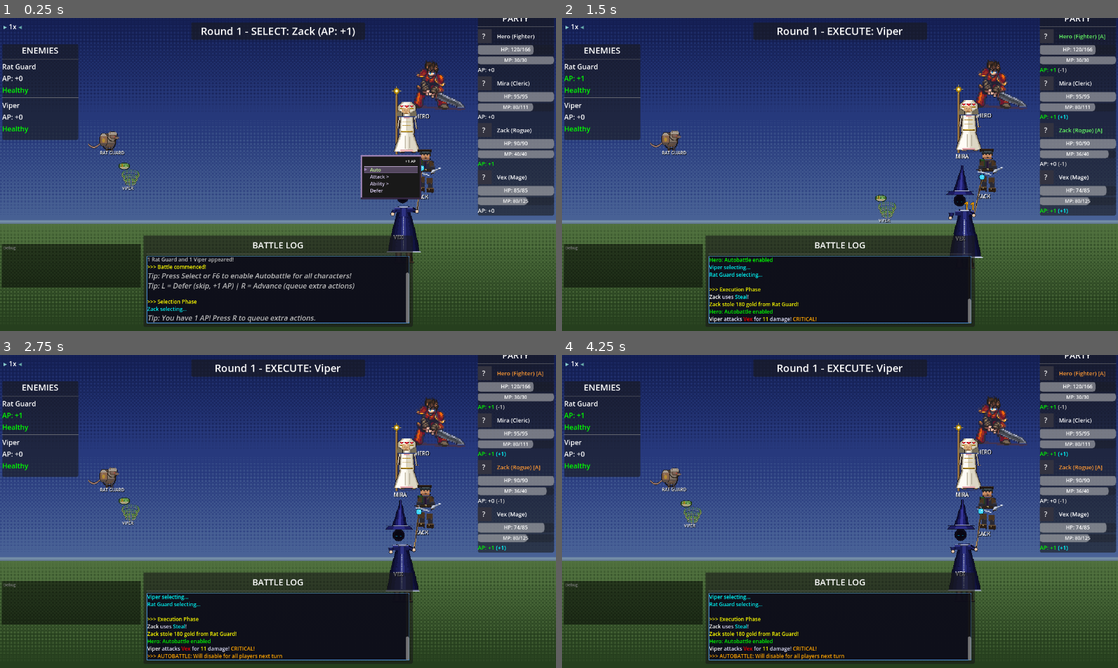
Above: before the commit, frames 1-4 (two rows, left to right).
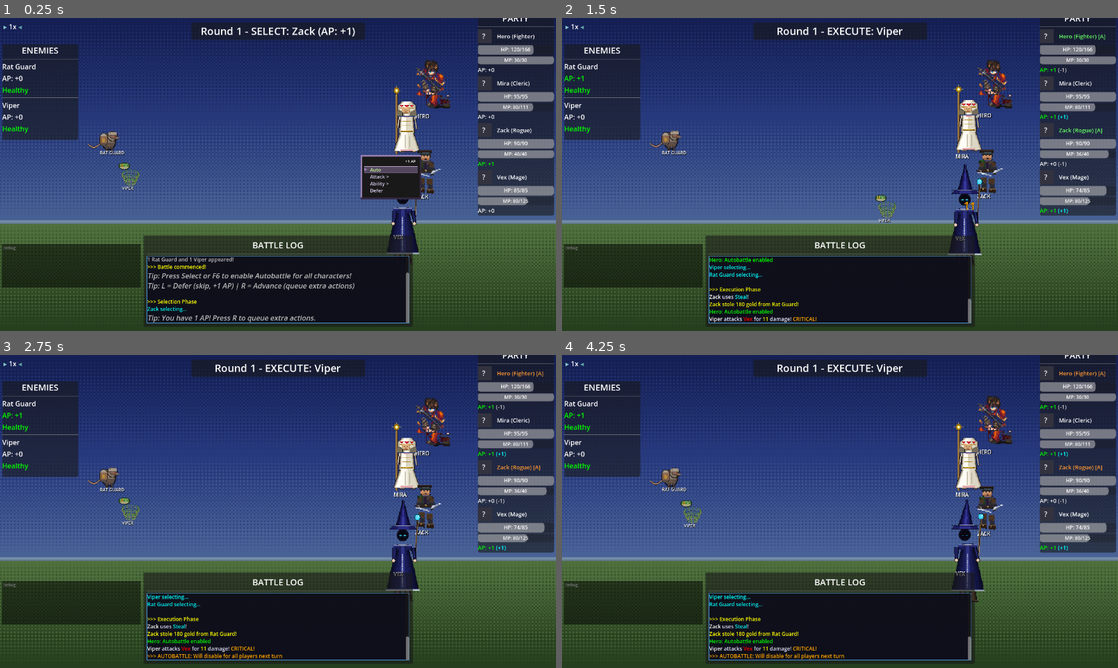
Above: after the commit, the same moments.

Repository: struktured-labs/cowardly-irregular
Game: Godot game, scene res://src/battle/BattleScene.tscn
The game is run twice, just before and just after one commit, with the same random seed, the same clock (stepped at 60 frames per second) and the same inputs. This scene is started directly instead of the project's main scene.
Inputs (mouse positions are in pixels of both pictures, inside the frame that each line leads up to):
- Up to frame 1 (0.25 s): no input
- Up to frame 2 (1.5 s): tap Enter at 0.5 s; move the mouse to (962, 158) at 0.52 s; hold Right (ui_right) 0.53-1.25 s; hold R (battle_advance) 0.53-1.25 s; click (962, 158) at 0.67 s; tap Z (ui_accept) at 0.77, 1.07 s; drag from (728, 190) to (812, 237) at 1.27 s
- Up to frame 3 (2.75 s): move the mouse to (333, 442) at 2.02 s; hold Right (ui_right) from 2.03 s (still down); hold Tab (battle_toggle_auto) from 2.03 s (still down); click (333, 442) at 2.17 s
- Up to frame 4 (4.25 s): release Right (ui_right) at 2.75 s; release Tab (battle_toggle_auto) at 2.75 s; drag from (812, 574) to (673, 464) at 2.77 s; move the mouse to (1006, 558) at 3.52 s; hold Left (ui_left) from 3.53 s (still down); tap Alt at 3.6 s; click (1006, 558) at 3.67 s; tap Z (ui_accept) at 3.77, 4.07 s

The runs differ from the first frame. In frame 1, 1.3% of the frame differs, in the area x 69-84%, y 13-79%; in frame 2, 1.3%; in frame 3, 1.2%; in frame 4, 1.6%, in the area x 69-84%, y 12-79%.

Commit message:
feat: smoother animations, 10 monster sprites, polished battle transitions
Battle sprites: upgraded all 4 jobs from 2-6 frames to 4-8 frames per animation
using integer-pixel nudge interpolation for buttery smooth motion. FPS bumped
to 10 for fighter/mage. Attack arcs now 8 steps, dead falls ~15° per frame,
idle has 4-beat breathing cycle, walk is 8-frame stride.

Monster sprites: 10 SNES pixel art battle sheets (slime, bat, goblin, wolf,
spider, skeleton, ghost, imp, troll, snake). Each 2048x256 with 8 frames
(idle/attack/hit/dead × 2 frames each). Added to sprite_manifest.json.

Battle transitions: encounter white flash, screen shake on shatter,
28 sparkle particles trailing into spiral vortex, 12-step pixelate with
darkness ramp, drip wobble for organic melt, iris-open circular reveal
via inline shader on battle scene reveal.

Co-Authored-By: Claude Opus 4.6 <noreply@anthropic.com>

Diff:
--- a/data/sprite_manifest.json
+++ b/data/sprite_manifest.json
@@ -5,14 +5,14 @@
 			"path": "res://assets/sprites/jobs/fighter",
 			"frame_width": 256,
 			"frame_height": 256,
-			"fps": 8,
+			"fps": 10,
 			"animations": ["idle", "walk", "attack", "hit", "dead", "cast", "defend", "item", "victory"]
 		},
 		"mage": {
 			"path": "res://assets/sprites/jobs/mage",
 			"frame_width": 256,
 			"frame_height": 256,
-			"fps": 8,
+			"fps": 10,
 			"animations": ["idle", "walk", "attack", "hit", "dead", "cast", "defend", "item", "victory"]
 		},
 		"cleric": {
@@ -38,5 +38,126 @@
 		}
 	},
 	"party_sheets": {},
-	"monster_sheets": {}
+	"monster_sheets": {
+		"slime": {
+			"path": "res://assets/sprites/monsters/slime.png",
+			"frame_width": 256,
+			"frame_height": 256,
+			"fps": 6,
+			"animations": {
+				"idle":   {"start": 0, "end": 1},
+				"attack": {"start": 2, "end": 3},
+				"hit":    {"start": 4, "end": 5},
+				"dead":   {"start": 6, "end": 7}
+			}
+		},
+		"bat": {
+			"path": "res://assets/sprites/monsters/bat.png",
+			"frame_width": 256,
+			"frame_height": 256,
+			"fps": 8,
+			"animations": {
+				"idle":   {"start": 0, "end": 1},
+				"attack": {"start": 2, "end": 3},
+				"hit":    {"start": 4, "end": 5},
+				"dead":   {"start": 6, "end": 7}
+			}
+		},
+		"goblin": {
+			"path": "res://assets/sprites/monsters/goblin.png",
+			"frame_width": 256,
+			"frame_height": 256,
+			"fps": 6,
+			"animations": {
+				"idle":   {"start": 0, "end": 1},
+				"attack": {"start": 2, "end": 3},
+				"hit":    {"start": 4, "end": 5},
+				"dead":   {"start": 6, "end": 7}
+			}
+		},
+		"wolf": {
+			"path": "res://assets/sprites/monsters/wolf.png",
+			"frame_width": 256,
+			"frame_height": 256,
+			"fps": 8,
+			"animations": {
+				"idle":   {"start": 0, "end": 1},
+				"attack": {"start": 2, "end": 3},
+				"hit":    {"start": 4, "end": 5},
+				"dead":   {"start": 6, "end": 7}
+			}
+		},
+		"spider": {
+			"path": "res://assets/sprites/monsters/spider.png",
+			"frame_width": 256,
+			"frame_height": 256,
+			"fps": 6,
+			"animations": {
+				"idle":   {"start": 0, "end": 1},
+				"attack": {"start": 2, "end": 3},
+				"hit":    {"start": 4, "end": 5},
+				"dead":   {"start": 6, "end": 7}
+			}
+		},
+		"skeleton": {
+			"path": "res://assets/sprites/monsters/skeleton.png",
+			"frame_width": 256,
+			"frame_height": 256,
+			"fps": 6,
+			"animations": {
+				"idle":   {"start": 0, "end": 1},
+				"attack": {"start": 2, "end": 3},
+				"hit":    {"start": 4, "end": 5},
+				"dead":   {"start": 6, "end": 7}
+			}
+		},
+		"ghost": {
+			"path": "res://assets/sprites/monsters/ghost.png",
+			"frame_width": 256,
+			"frame_height": 256,
+			"fps": 5,
+			"animations": {
+				"idle":   {"start": 0, "end": 1},
+				"attack": {"start": 2, "end": 3},
+				"hit":    {"start": 4, "end": 5},
+				"dead":   {"start": 6, "end": 7}
+			}
+		},
+		"imp": {
+			"path": "res://assets/sprites/monsters/imp.png",
+			"frame_width": 256,
+			"frame_height": 256,
+			"fps": 8,
+			"animations": {
+				"idle":   {"start": 0, "end": 1},
+				"attack": {"start": 2, "end": 3},
+				"hit":    {"start": 4, "end": 5},
+				"dead":   {"start": 6, "end": 7}
+			}
+		},
+		"troll": {
+			"path": "res://assets/sprites/monsters/troll.png",
+			"frame_width": 256,
+			"frame_height": 256,
+			"fps": 5,
+			"animations": {
+				"idle":   {"start": 0, "end": 1},
+				"attack": {"start": 2, "end": 3},
+				"hit":    {"start": 4, "end": 5},
+				"dead":   {"start": 6, "end": 7}
+			}
+		},
+		"snake": {
+			"path": "res://assets/sprites/monsters/snake.png",
+			"frame_width": 256,
+			"frame_height": 256,
+			"fps": 6,
+			"animations": {
+				"idle":   {"start": 0, "end": 1},
+				"attack": {"start": 2, "end": 3},
+				"hit":    {"start": 4, "end": 5},
+				"dead":   {"start": 6, "end": 7}
+			}
+		}
+	}
 }
--- a/src/transitions/BattleTransition.gd
+++ b/src/transitions/BattleTransition.gd
@@ -62,6 +62,9 @@
 var _screen_rect: TextureRect
 var _viewport_size: Vector2
 
+## Iris-open shader material for battle reveal
+var _iris_shader: ShaderMaterial
+
 
 func _ready() -> void:
 	layer = 100  # Above everything
@@ -103,6 +106,15 @@
 	return rect
 
 
+## Quick white flash to sell the "encounter!" moment, like classic FF games
+func _play_encounter_flash() -> void:
+	_overlay.color = Color.WHITE
+	_overlay.modulate.a = 1.0
+	await get_tree().create_timer(0.05).timeout
+	_overlay.modulate.a = 0.0
+	_overlay.color = Color.BLACK
+
+
 ## Play battle transition based on enemy type
 func play_battle_transition(enemy_types: Array) -> void:
 	if _is_transitioning:
@@ -114,6 +126,9 @@
 
 	# Capture screen before any effects are drawn
 	await _capture_screen()
+
+	# Brief white flash at moment of encounter, classic FF style
+	await _play_encounter_flash()
 
 	# Determine transition type from first enemy
 	var transition_type = _get_transition_for_enemies(enemy_types)
@@ -163,16 +178,54 @@
 	transition_midpoint.emit()
 
 
-## Fade out after battle transition (to reveal battle scene)
+## Fade out after battle transition using iris-open circular wipe to reveal battle scene
 func fade_out() -> void:
 	print("[TRANSITION] fade_out() called - overlay alpha: %s, color: %s" % [_overlay.modulate.a, _overlay.color])
+
+	# Build an iris-open shader inline so we have no external dependency
+	var shader_code = """
+shader_type canvas_item;
+uniform float radius : hint_range(0.0, 1.5) = 0.0;
+uniform vec2 center = vec2(0.5, 0.5);
+
+void fragment() {
+    vec2 uv = UV - center;
+    uv.x *= SCREEN_PIXEL_SIZE.x / SCREEN_PIXEL_SIZE.y;
+    float dist = length(uv);
+    float edge = smoothstep(radius - 0.02, radius + 0.02, dist);
+    COLOR = vec4(0.0, 0.0, 0.0, edge);
+}
+"""
+
+	var shader = Shader.new()
+	shader.code = shader_code
+
+	_iris_shader = ShaderMaterial.new()
+	_iris_shader.shader = shader
+	_iris_shader.set_shader_parameter("radius", 0.0)
+	_iris_shader.set_shader_parameter("center", Vector2(0.5, 0.5))
+
+	# Apply the shader material to the overlay for the iris wipe
+	_overlay.material = _iris_shader
+	_overlay.color = Color.BLACK
+	_overlay.modulate.a = 1.0
+
+	# Expand the iris radius from 0 to 1.2 (past corners) over 0.35s
 	var tween = create_tween()
-	tween.tween_property(_overlay, "modulate:a", 0.0, 0.2).set_ease(Tween.EASE_OUT).set_trans(Tween.TRANS_EXPO)
+	tween.tween_method(
+		func(r: float) -> void:
+			if is_instance_valid(_iris_shader):
+				_iris_shader.set_shader_parameter("radius", r),
+		0.0, 1.2, 0.35
+	).set_ease(Tween.EASE_OUT).set_trans(Tween.TRANS_QUAD)
 	await tween.finished
 
-	# Check if we're still valid after the async tween
 	if not is_instance_valid(self):
 		return
+
+	# Remove shader and hide overlay fully
+	_overlay.material = null
+	_overlay.modulate.a = 0.0
 
 	print("[TRANSITION] fade_out() finished - overlay alpha: %s" % _overlay.modulate.a)
 	_cleanup_effects()
@@ -430,7 +483,18 @@
 			_effect_container.add_child(frag)
 			_fragments.append(frag)
 
+	# Screen shake: 3 rapid camera jolts for impact feel before fragments fly
+	var original_offset = _effect_container.position
+	for _jolt in range(3):
+		_effect_container.position = original_offset + Vector2(
+			randf_range(-5.0, 5.0),
+			randf_range(-5.0, 5.0)
+		)
+		await get_tree().create_timer(0.1).timeout
+	_effect_container.position = original_offset
+
 	# Phase 1: fragments explode outward with rotation and gravity (0.75s)
+	# EASE_IN + TRANS_QUAD gives strong gravity acceleration feel
 	var phase_duration = transition_duration * 0.75
 	var tween = create_tween()
 	tween.set_parallel(true)
@@ -448,7 +512,7 @@
 		var rot_amount = randf_range(-TAU * 0.6, TAU * 0.6)
 		var delay = randf_range(0.0, 0.12)
 
-		tween.tween_property(frag, "position", target_pos, phase_duration).set_delay(delay).set_ease(Tween.EASE_IN).set_trans(Tween.TRANS_CUBIC)
+		tween.tween_property(frag, "position", target_pos, phase_duration).set_delay(delay).set_ease(Tween.EASE_IN).set_trans(Tween.TRANS_QUAD)
 		tween.tween_property(frag, "rotation", rot_amount, phase_duration).set_delay(delay).set_ease(Tween.EASE_IN).set_trans(Tween.TRANS_QUAD)
 		tween.tween_property(frag, "modulate:a", 0.0, phase_duration * 0.6).set_delay(delay + phase_duration * 0.4)
 
@@ -461,7 +525,7 @@
 	_overlay.color = Color.BLACK
 
 
-## SPIRAL - Captured screen spins and shrinks into nothingness
+## SPIRAL - Captured screen spins and shrinks into nothingness with magic dust sparkles
 func _play_spiral() -> void:
 	_clear_fragments()
 
@@ -471,13 +535,46 @@
 	_effect_container.add_child(_screen_rect)
 
 	var phase_duration = transition_duration * 0.75
+	var center = _viewport_size / 2.0
+
+	# Spawn sparkle particles that trail inward toward the vortex
+	var sparkle_count = 28
+	var sparkles: Array[Control] = []
+	for s in range(sparkle_count):
+		var sparkle = ColorRect.new()
+		sparkle.size = Vector2(randf_range(2.0, 5.0), randf_range(2.0, 5.0))
+		# Distribute around a ring outside the center
+		var angle = float(s) / sparkle_count * TAU
+		var dist = randf_range(_viewport_size.x * 0.2, _viewport_size.x * 0.45)
+		sparkle.position = center + Vector2(cos(angle), sin(angle)) * dist
+		# Bright magic colors: white, cyan, pale yellow, lavender
+		var hue = fmod(float(s) / sparkle_count * 2.0, 1.0)
+		sparkle.color = Color.from_hsv(hue, 0.3, 1.0)
+		sparkle.modulate.a = 0.0
+		sparkle.mouse_filter = Control.MOUSE_FILTER_IGNORE
+		_effect_container.add_child(sparkle)
+		_fragments.append(sparkle)
+		sparkles.append(sparkle)
 
 	# Tween: rotate 720 degrees, shrink to zero, tint purple
+	# EASE_IN_OUT + TRANS_SINE gives smooth spin-up and spin-down
 	var tween = create_tween()
 	tween.set_parallel(true)
-	tween.tween_property(_screen_rect, "rotation", TAU * 2.0, phase_duration).set_ease(Tween.EASE_IN).set_trans(Tween.TRANS_QUAD)
+	tween.tween_property(_screen_rect, "rotation", TAU * 2.0, phase_duration).set_ease(Tween.EASE_IN_OUT).set_trans(Tween.TRANS_SINE)
 	tween.tween_property(_screen_rect, "scale", Vector2(0.02, 0.02), phase_duration).set_ease(Tween.EASE_IN).set_trans(Tween.TRANS_EXPO)
 	tween.tween_property(_screen_rect, "modulate", Color(0.6, 0.4, 0.9, 0.0), phase_duration).set_ease(Tween.EASE_IN).set_trans(Tween.TRANS_QUAD)
+
+	# Sparkles: fade in early, then spiral inward to center and fade out
+	for s in range(sparkles.size()):
+		var sparkle = sparkles[s]
+		var delay = float(s) / sparkles.size() * phase_duration * 0.4
+		var inward_duration = phase_duration * 0.65
+		# Drift toward center with slight spiral offset
+		var drift_angle = float(s) / sparkles.size() * TAU + TAU * 0.5
+		var end_pos = center + Vector2(cos(drift_angle), sin(drift_angle)) * 8.0 - sparkle.size / 2.0
+		tween.tween_property(sparkle, "modulate:a", 1.0, 0.12).set_delay(delay)
+		tween.tween_property(sparkle, "position", end_pos, inward_duration).set_delay(delay).set_ease(Tween.EASE_IN).set_trans(Tween.TRANS_EXPO)
+		tween.tween_property(sparkle, "modulate:a", 0.0, inward_duration * 0.4).set_delay(delay + inward_duration * 0.6)
 
 	await tween.finished
 
@@ -500,10 +597,11 @@
 	var phase_duration = transition_duration * 0.65
 
 	# Zoom in hard and fade to white
+	# EASE_IN + TRANS_EXPO gives dramatic exponential acceleration
 	var tween = create_tween()
 	tween.set_parallel(true)
 	tween.tween_property(_screen_rect, "scale", Vector2(3.0, 3.0), phase_duration).set_ease(Tween.EASE_IN).set_trans(Tween.TRANS_EXPO)
-	tween.tween_property(_screen_rect, "modulate", Color(2.0, 2.0, 2.0, 0.0), phase_duration).set_ease(Tween.EASE_IN).set_trans(Tween.TRANS_QUAD)
+	tween.tween_property(_screen_rect, "modulate", Color(2.0, 2.0, 2.0, 0.0), phase_duration).set_ease(Tween.EASE_IN).set_trans(Tween.TRANS_EXPO)
 
 	await tween.finished
 
@@ -575,6 +673,7 @@
 		_fragments.append(col_rect)
 
 	# Animate strips sliding down at different speeds - wave pattern
+	# EASE_IN + TRANS_CUBIC gives natural gravity drip acceleration
 	var tween = create_tween()
 	tween.set_parallel(true)
 
@@ -587,7 +686,10 @@
 		var speed_variation = randf_range(0.7, 1.0)
 		var slide_duration = phase_duration * speed_variation
 		var delay = wave_offset + randf_range(0.0, 0.08)
-
+		# Slight random horizontal wobble (+-2px) for organic melt feel
+		var wobble_x = col_rect.position.x + randf_range(-2.0, 2.0)
+
+		tween.tween_property(col_rect, "position:x", wobble_x, slide_duration * 0.3).set_delay(delay).set_ease(Tween.EASE_IN_OUT).set_trans(Tween.TRANS_SINE)
 		tween.tween_property(col_rect, "position:y", _viewport_size.y, slide_duration).set_delay(delay).set_ease(Tween.EASE_IN).set_trans(Tween.TRANS_CUBIC)
 
 	await tween.finished
@@ -637,7 +739,7 @@
 	_overlay.modulate.a = 1.0
 
 
-## PIXELATE - Simulated pixelation: captured screen resized to increasingly coarse blocks
+## PIXELATE - Simulated pixelation with 12-step smoother progression and darkening
 func _play_pixelate() -> void:
 	_clear_fragments()
 
@@ -645,9 +747,9 @@
 	_screen_rect = _create_screen_rect()
 	_effect_container.add_child(_screen_rect)
 
-	# Simulate pixelation by repeatedly downsampling the source image and
-	# redisplaying it with NEAREST filtering across increasing block sizes
-	var steps = 8
+	# 12-step smoother block size progression with gradual dark tint
+	var block_sizes = [2, 4, 6, 8, 12, 16, 24, 32, 48, 64, 96, 128]
+	var steps = block_sizes.size()
 	var phase_duration = transition_duration * 0.7
 	var step_time = phase_duration / steps
 
@@ -655,10 +757,8 @@
 	var w = int(_viewport_size.x)
 	var h = int(_viewport_size.y)
 
-	for step in range(1, steps + 1):
-		# Compute block size: grows from 4px to ~64px
-		var block_size = int(pow(2.0, step + 1))  # 4, 8, 16, 32, 64, 128, 256, 512
-		block_size = min(block_size, 128)
+	for step in range(steps):
+		var block_size = block_sizes[step]
 
 		# Downsample
 		var small_w = max(1, w / block_size)
@@ -671,6 +771,10 @@
 
 		var pixelated_tex = ImageTexture.create_from_image(small_img)
 		_screen_rect.texture = pixelated_tex
+
+		# Gradually darken the image as blocks get larger (0 = no tint, 1 = full dark)
+		var dark_factor = float(step) / (steps - 1)
+		_screen_rect.modulate = Color(1.0 - dark_factor * 0.7, 1.0 - dark_factor * 0.7, 1.0 - dark_factor * 0.7, 1.0)
 
 		await get_tree().create_timer(step_time).timeout
 
@@ -711,6 +815,7 @@
 		_fragments.append(slice_rect)
 
 	# Alternate slices slide left/right off screen
+	# EASE_IN_OUT + TRANS_BACK gives overshoot-and-settle feel
 	var tween = create_tween()
 	tween.set_parallel(true)
 	var phase_duration = transition_duration * 0.75
@@ -721,7 +826,7 @@
 		var target_x = direction * (_viewport_size.x * 1.2)
 		var delay = i * 0.04
 
-		tween.tween_property(slice_rect, "position:x", target_x, phase_duration).set_delay(delay).set_ease(Tween.EASE_IN).set_trans(Tween.TRANS_EXPO)
+		tween.tween_property(slice_rect, "position:x", target_x, phase_duration).set_delay(delay).set_ease(Tween.EASE_IN_OUT).set_trans(Tween.TRANS_BACK)
 
 	await tween.finished
 
@@ -844,4 +949,5 @@
 		_screen_rect.queue_free()
 		_screen_rect = null
 	_screen_texture = null
+	_iris_shader = null
 	_effect_container.modulate = Color.WHITE
Binary file changed: assets/sprites/jobs/cleric/attack.png
Binary file changed: assets/sprites/jobs/cleric/cast.png
Binary file changed: assets/sprites/jobs/cleric/dead.png
Binary file changed: assets/sprites/jobs/cleric/hit.png
Binary file changed: assets/sprites/jobs/cleric/idle.png
Binary file changed: assets/sprites/jobs/cleric/victory.png
Binary file changed: assets/sprites/jobs/cleric/walk.png
Binary file changed: assets/sprites/jobs/fighter/attack.png
Binary file changed: assets/sprites/jobs/fighter/cast.png
Binary file changed: assets/sprites/jobs/fighter/dead.png
Binary file changed: assets/sprites/jobs/fighter/hit.png
Binary file changed: assets/sprites/jobs/fighter/idle.png
(and 40 more such lines)
